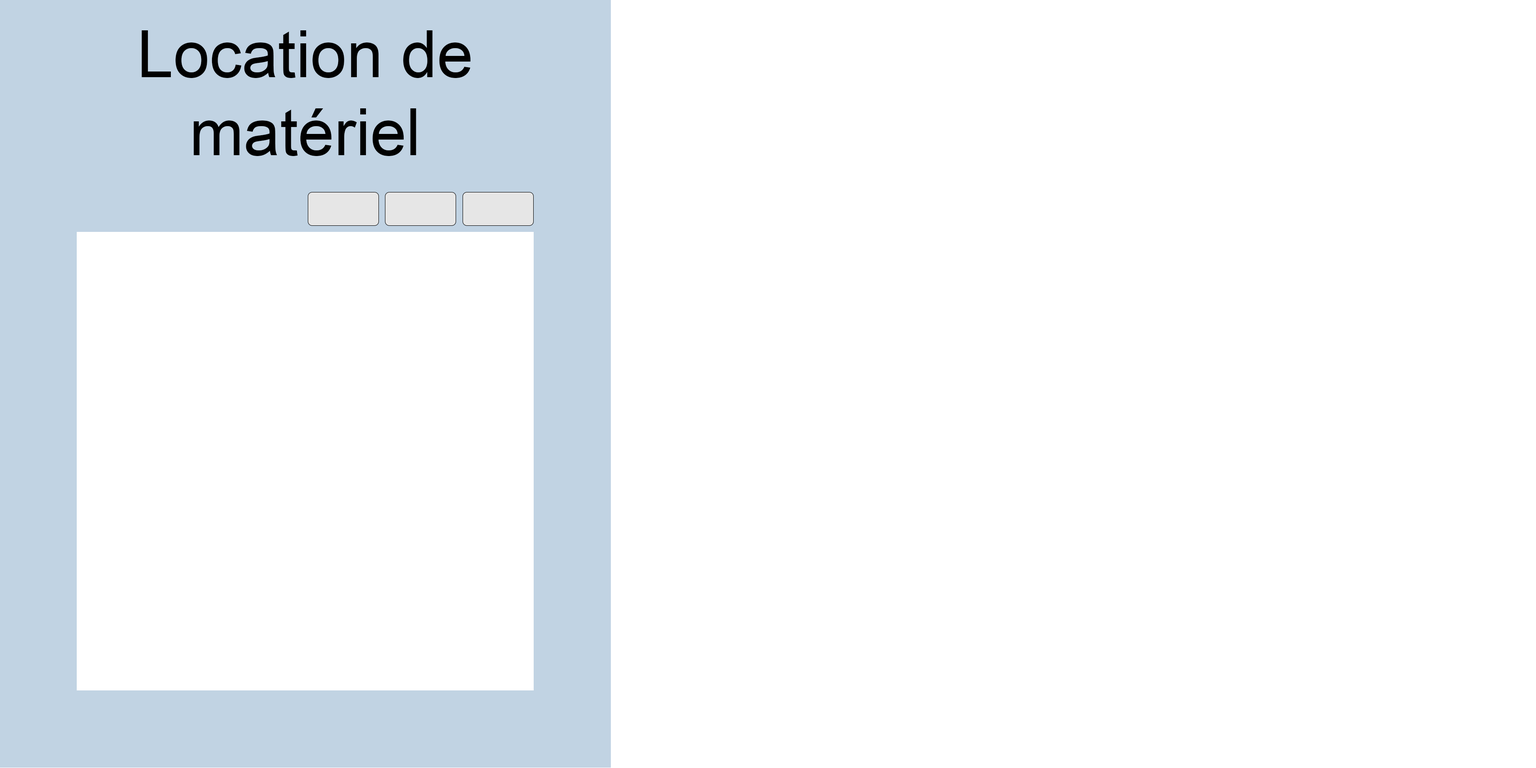
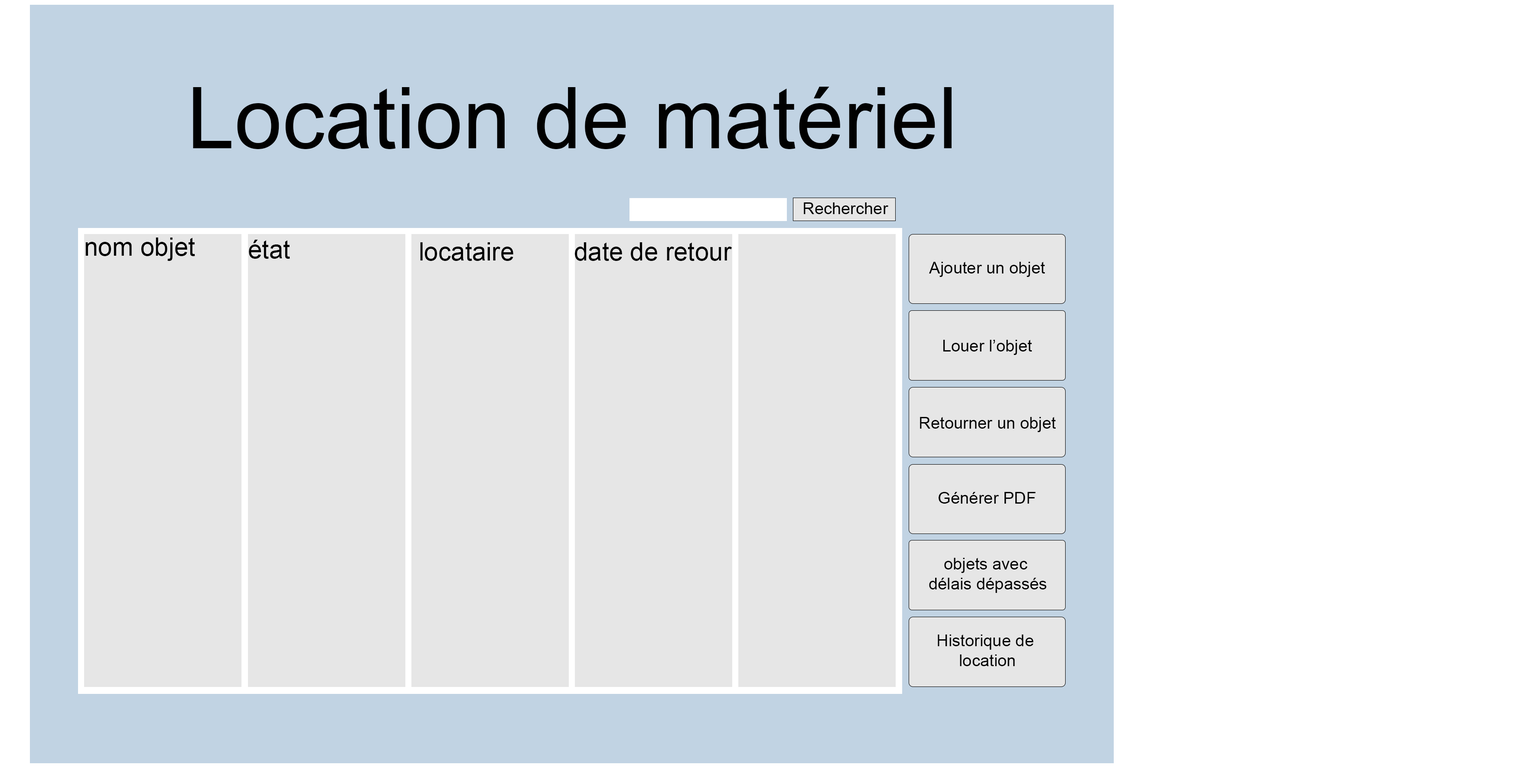
Before/after of a 1536 x 768 layered artwork. What changed in the layer stack:
removed group "Plan de travail 1" (6 layers) over [0, 0, 611, 768]
added group "Plan de travail 2" with 27 layers over [76, 4, 1114, 764]
added layer "objets avec délais dépassés" in group "Plan de travail 2" over [928, 557, 1047, 593]
moved "Titre" into group "Plan de travail 2", painted on it over [141, 30, 952, 157]
added layer "date de retour" in group "Plan de travail 2" over [574, 242, 732, 261]
added layer "nom objet" in group "Plan de travail 2" over [85, 237, 196, 261]
added layer "Historique de location" in group "Plan de travail 2" over [937, 634, 1034, 667]
added layer "bouton 6: histo location" in group "Plan de travail 2" over [908, 616, 1066, 688]
moved "Boutons 3" into group "Plan de travail 2", painted on it over [307, 192, 1066, 458]
added layer "Boutons 5 : tri délai dépassé" in group "Plan de travail 2" over [908, 540, 1066, 611]
moved "Boutons 2" into group "Plan de travail 2", painted on it over [384, 192, 1066, 381]
added layer "Boutons 4 : génération PDF" in group "Plan de travail 2" over [908, 464, 1066, 534]
moved "Boutons" into group "Plan de travail 2", painted on it over [462, 192, 1066, 304]
removed layer "Affichage Données" from group "Plan de travail 1" over [76, 231, 534, 691]
removed layer "Calque 1" from group "Plan de travail 1" over [0, 0, 611, 768]
added layer "Rectangle 5" in group "Plan de travail 2" over [738, 234, 896, 688]
added layer "Rectangle 4" in group "Plan de travail 2" over [574, 234, 733, 688]
added layer "Rectangle 3" in group "Plan de travail 2" over [411, 234, 569, 688]
added layer "Rectangle 2" in group "Plan de travail 2" over [247, 234, 406, 688]
added layer "Rectangle 1" in group "Plan de travail 2" over [84, 234, 242, 688]
added layer "zoneAffichageDonnées" in group "Plan de travail 2" over [78, 227, 896, 694]
added layer "fond" in group "Plan de travail 2" over [76, 4, 1114, 764]
…and 8 more changes (8 added)
